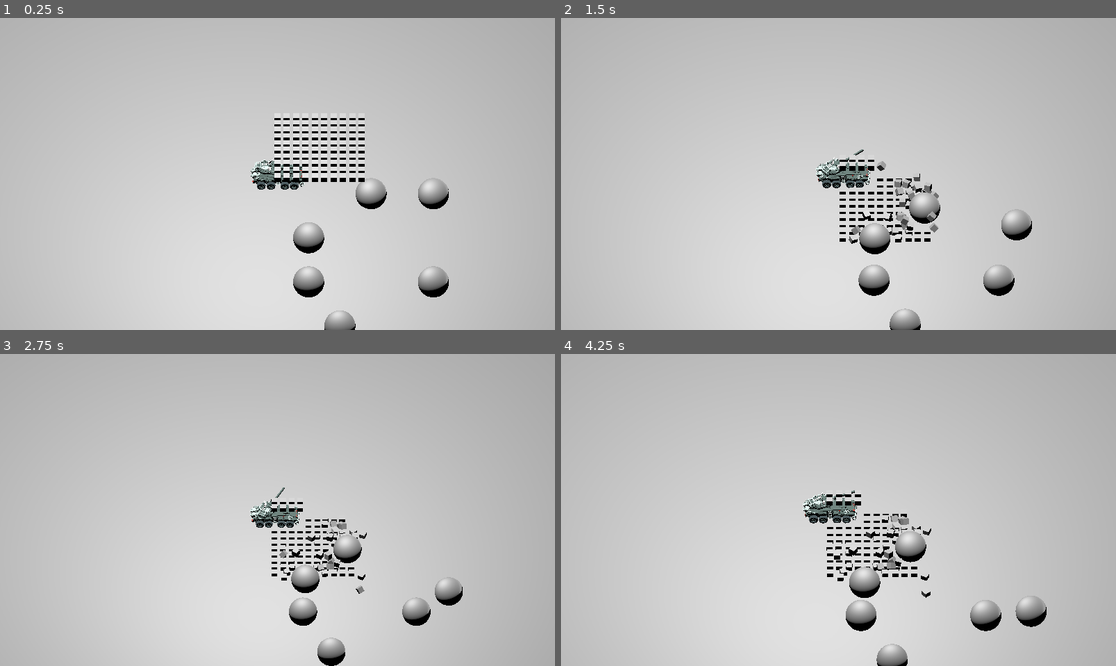
Above: before the commit, frames 1-4 (two rows, left to right).
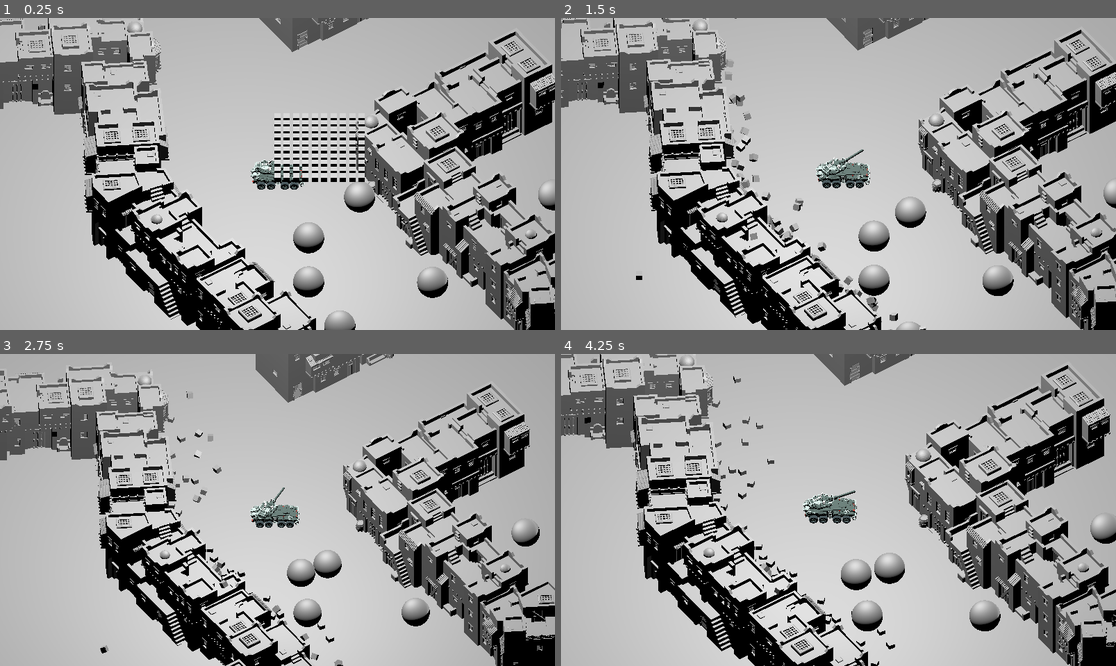
Above: after the commit, the same moments.

Repository: thelazyone/godot_topdown_shooter
Game: Godot game, scene res://world.tscn
The game is run twice, just before and just after one commit, with the same random seed, the same clock (stepped at 60 frames per second) and the same inputs.
Inputs (mouse positions are in pixels of both pictures, inside the frame that each line leads up to):
- Up to frame 1 (0.25 s): no input
- Up to frame 2 (1.5 s): move the mouse to (960, 158) at 0.52 s; hold D (steer_right) 0.53-1.25 s; hold Shift (boost) 0.53-1.25 s; click (960, 158) at 0.67 s; drag from (727, 189) to (810, 236) at 1.27 s
- Up to frame 3 (2.75 s): move the mouse to (333, 441) at 2.02 s; hold D (steer_right) from 2.03 s (still down); tap Mouse wheel down (zoom_out) at 2.1 s
- Up to frame 4 (4.25 s): release D (steer_right) at 2.75 s; drag from (810, 572) to (672, 463) at 2.77 s; move the mouse to (1005, 556) at 3.52 s; hold A (steer_left) from 3.53 s (still down); tap Mouse wheel up (zoom_in) at 3.6 s

The runs differ from the first frame. In frame 1, 24% of the frame differs, in the area x 0-100%, y 0-100%; in frame 2, 26%; in frame 3, 26%; in frame 4, 27%.

Commit message:
simple medina mesh added for test_level

Diff:
--- a/levels/test_level/test_level.tscn
+++ b/levels/test_level/test_level.tscn
@@ -1,10 +1,47 @@
-[gd_scene load_steps=4 format=3 uid="uid://by6usbkw54p0d"]
+[gd_scene load_steps=17 format=3 uid="uid://by6usbkw54p0d"]
 
 [ext_resource type="Script" path="res://levels/test_level/test_level.gd" id="1_gmsn8"]
+[ext_resource type="ArrayMesh" uid="uid://bx552qwabkcq7" path="res://levels/test_level/medina1.obj" id="3_mpw7p"]
 [ext_resource type="PackedScene" uid="uid://7ubpqhxlnvxl" path="res://levels/level_components/actors.tscn" id="5_nfr4b"]
 
 [sub_resource type="PlaneMesh" id="PlaneMesh_kh8rb"]
 size = Vector2(400, 400)
+
+[sub_resource type="ConvexPolygonShape3D" id="ConvexPolygonShape3D_c81ab"]
+points = PackedVector3Array(-29.6064, 16.9531, -10.3173, -80.6389, 32.7676, 27.992, -76.48, 0.6244, 26.241, 2.98654, -1.12655, -8.163, -80.6389, -1.12655, 0.876843, -10.696, 0.335251, 28.6084, -80.6389, 32.7676, 0.876843, -14.5788, 33.7651, -9.00222, -1.53648, 25.9894, 27.992, 5.24805, 19.2078, -12.6896, -71.5928, 12.4368, 32.5141, -12.8356, 35.0328, 5.39898, -80.6389, 28.2476, -3.64087, -27.5822, 0.771072, -10.3173, -26.3963, 25.9894, 32.5141, -30.9193, 35.0328, -10.4285, -26.3963, 30.5094, 30.253, -4.23263, 0.221539, 24.5514, -80.6389, 14.6949, -3.64087, 0.725029, 28.2476, 9.91226, -0.72115, 27.8225, -9.66285, 5.24805, 10.175, -8.163, -71.5928, 21.466, 32.5141, 0.451629, -3.55271e-15, -11.2812, -8.32101, 16.9531, 30.253, -64.8167, 32.7676, 27.992, -30.9193, 35.0328, 5.39898, 5.24805, 19.2078, -8.163, -6.0595, 28.2476, 25.7309)
+
+[sub_resource type="ConvexPolygonShape3D" id="ConvexPolygonShape3D_0sscq"]
+points = PackedVector3Array(-23.3466, 0.447031, -105.739, 5.24805, 19.2078, -12.6896, -26.3914, -1.12655, -12.6896, -33.1733, 32.7676, -82.749, 2.9861, 32.7676, -100.826, 2.9861, -1.12655, -98.5676, -26.9304, 31.1561, -10.3173, 5.24805, -1.12655, -30.7763, -35.4352, 14.6949, -98.5676, -33.1733, 1.13518, -42.0781, -17.2243, 27.611, -109.335, -24.1334, 35.0328, -35.2932, -10.5777, 30.5094, -12.6896, 2.9861, 3.39691, -12.6896, -31.6289, 0.417792, -95.4794, -29.2961, 26.4206, -10.3173, -29.9131, 31.7733, -98.411, -17.2109, 0, -109.039, -30.9074, 14.6949, -107.601, -30.9074, 35.0328, -46.595, -8.3157, 32.7676, -105.353, -2.4429, 29.6005, -37.1114, -29.2961, 16.9531, -10.3173, 2.9861, 7.91683, -100.826, -33.1733, 12.4368, -51.1312, -0.265201, 0, -15.7879, -35.4352, 16.9531, -98.5676, 2.9861, 32.7676, -98.5676, 5.24805, 10.175, -12.6896, 5.24805, 10.175, -26.2595, -35.4352, 16.9531, -96.3092, -31.6289, 31.4167, -95.4794)
+
+[sub_resource type="ConvexPolygonShape3D" id="ConvexPolygonShape3D_mmevq"]
+points = PackedVector3Array(-29.6064, 16.9531, -10.3173, -80.6389, 32.7676, 27.992, -76.48, 0.6244, 26.241, 2.98654, -1.12655, -8.163, -80.6389, -1.12655, 0.876843, -10.696, 0.335251, 28.6084, -80.6389, 32.7676, 0.876843, -14.5788, 33.7651, -9.00222, -1.53648, 25.9894, 27.992, 5.24805, 19.2078, -12.6896, -71.5928, 12.4368, 32.5141, -12.8356, 35.0328, 5.39898, -80.6389, 28.2476, -3.64087, -27.5822, 0.771072, -10.3173, -26.3963, 25.9894, 32.5141, -30.9193, 35.0328, -10.4285, -26.3963, 30.5094, 30.253, -4.23263, 0.221539, 24.5514, -80.6389, 14.6949, -3.64087, 0.725029, 28.2476, 9.91226, -0.72115, 27.8225, -9.66285, 5.24805, 10.175, -8.163, -71.5928, 21.466, 32.5141, 0.451629, -3.55271e-15, -11.2812, -8.32101, 16.9531, 30.253, -64.8167, 32.7676, 27.992, -30.9193, 35.0328, 5.39898, 5.24805, 19.2078, -8.163, -6.0595, 28.2476, 25.7309)
+
+[sub_resource type="ConvexPolygonShape3D" id="ConvexPolygonShape3D_qu2sr"]
+points = PackedVector3Array(-23.3466, 0.447031, -105.739, 5.24805, 19.2078, -12.6896, -26.3914, -1.12655, -12.6896, -33.1733, 32.7676, -82.749, 2.9861, 32.7676, -100.826, 2.9861, -1.12655, -98.5676, -26.9304, 31.1561, -10.3173, 5.24805, -1.12655, -30.7763, -35.4352, 14.6949, -98.5676, -33.1733, 1.13518, -42.0781, -17.2243, 27.611, -109.335, -24.1334, 35.0328, -35.2932, -10.5777, 30.5094, -12.6896, 2.9861, 3.39691, -12.6896, -31.6289, 0.417792, -95.4794, -29.2961, 26.4206, -10.3173, -29.9131, 31.7733, -98.411, -17.2109, 0, -109.039, -30.9074, 14.6949, -107.601, -30.9074, 35.0328, -46.595, -8.3157, 32.7676, -105.353, -2.4429, 29.6005, -37.1114, -29.2961, 16.9531, -10.3173, 2.9861, 7.91683, -100.826, -33.1733, 12.4368, -51.1312, -0.265201, 0, -15.7879, -35.4352, 16.9531, -98.5676, 2.9861, 32.7676, -98.5676, 5.24805, 10.175, -12.6896, 5.24805, 10.175, -26.2595, -35.4352, 16.9531, -96.3092, -31.6289, 31.4167, -95.4794)
+
+[sub_resource type="ConvexPolygonShape3D" id="ConvexPolygonShape3D_jrt5c"]
+points = PackedVector3Array(-29.6064, 16.9531, -10.3173, -80.6389, 32.7676, 27.992, -76.48, 0.6244, 26.241, 2.98654, -1.12655, -8.163, -80.6389, -1.12655, 0.876843, -10.696, 0.335251, 28.6084, -80.6389, 32.7676, 0.876843, -14.5788, 33.7651, -9.00222, -1.53648, 25.9894, 27.992, 5.24805, 19.2078, -12.6896, -71.5928, 12.4368, 32.5141, -12.8356, 35.0328, 5.39898, -80.6389, 28.2476, -3.64087, -27.5822, 0.771072, -10.3173, -26.3963, 25.9894, 32.5141, -30.9193, 35.0328, -10.4285, -26.3963, 30.5094, 30.253, -4.23263, 0.221539, 24.5514, -80.6389, 14.6949, -3.64087, 0.725029, 28.2476, 9.91226, -0.72115, 27.8225, -9.66285, 5.24805, 10.175, -8.163, -71.5928, 21.466, 32.5141, 0.451629, -3.55271e-15, -11.2812, -8.32101, 16.9531, 30.253, -64.8167, 32.7676, 27.992, -30.9193, 35.0328, 5.39898, 5.24805, 19.2078, -8.163, -6.0595, 28.2476, 25.7309)
+
+[sub_resource type="ConvexPolygonShape3D" id="ConvexPolygonShape3D_mesch"]
+points = PackedVector3Array(-23.3466, 0.447031, -105.739, 5.24805, 19.2078, -12.6896, -26.3914, -1.12655, -12.6896, -33.1733, 32.7676, -82.749, 2.9861, 32.7676, -100.826, 2.9861, -1.12655, -98.5676, -26.9304, 31.1561, -10.3173, 5.24805, -1.12655, -30.7763, -35.4352, 14.6949, -98.5676, -33.1733, 1.13518, -42.0781, -17.2243, 27.611, -109.335, -24.1334, 35.0328, -35.2932, -10.5777, 30.5094, -12.6896, 2.9861, 3.39691, -12.6896, -31.6289, 0.417792, -95.4794, -29.2961, 26.4206, -10.3173, -29.9131, 31.7733, -98.411, -17.2109, 0, -109.039, -30.9074, 14.6949, -107.601, -30.9074, 35.0328, -46.595, -8.3157, 32.7676, -105.353, -2.4429, 29.6005, -37.1114, -29.2961, 16.9531, -10.3173, 2.9861, 7.91683, -100.826, -33.1733, 12.4368, -51.1312, -0.265201, 0, -15.7879, -35.4352, 16.9531, -98.5676, 2.9861, 32.7676, -98.5676, 5.24805, 10.175, -12.6896, 5.24805, 10.175, -26.2595, -35.4352, 16.9531, -96.3092, -31.6289, 31.4167, -95.4794)
+
+[sub_resource type="ConvexPolygonShape3D" id="ConvexPolygonShape3D_babw1"]
+points = PackedVector3Array(-29.6064, 16.9531, -10.3173, -80.6389, 32.7676, 27.992, -76.48, 0.6244, 26.241, 2.98654, -1.12655, -8.163, -80.6389, -1.12655, 0.876843, -10.696, 0.335251, 28.6084, -80.6389, 32.7676, 0.876843, -14.5788, 33.7651, -9.00222, -1.53648, 25.9894, 27.992, 5.24805, 19.2078, -12.6896, -71.5928, 12.4368, 32.5141, -12.8356, 35.0328, 5.39898, -80.6389, 28.2476, -3.64087, -27.5822, 0.771072, -10.3173, -26.3963, 25.9894, 32.5141, -30.9193, 35.0328, -10.4285, -26.3963, 30.5094, 30.253, -4.23263, 0.221539, 24.5514, -80.6389, 14.6949, -3.64087, 0.725029, 28.2476, 9.91226, -0.72115, 27.8225, -9.66285, 5.24805, 10.175, -8.163, -71.5928, 21.466, 32.5141, 0.451629, -3.55271e-15, -11.2812, -8.32101, 16.9531, 30.253, -64.8167, 32.7676, 27.992, -30.9193, 35.0328, 5.39898, 5.24805, 19.2078, -8.163, -6.0595, 28.2476, 25.7309)
+
+[sub_resource type="ConvexPolygonShape3D" id="ConvexPolygonShape3D_fm6yp"]
+points = PackedVector3Array(-23.3466, 0.447031, -105.739, 5.24805, 19.2078, -12.6896, -26.3914, -1.12655, -12.6896, -33.1733, 32.7676, -82.749, 2.9861, 32.7676, -100.826, 2.9861, -1.12655, -98.5676, -26.9304, 31.1561, -10.3173, 5.24805, -1.12655, -30.7763, -35.4352, 14.6949, -98.5676, -33.1733, 1.13518, -42.0781, -17.2243, 27.611, -109.335, -24.1334, 35.0328, -35.2932, -10.5777, 30.5094, -12.6896, 2.9861, 3.39691, -12.6896, -31.6289, 0.417792, -95.4794, -29.2961, 26.4206, -10.3173, -29.9131, 31.7733, -98.411, -17.2109, 0, -109.039, -30.9074, 14.6949, -107.601, -30.9074, 35.0328, -46.595, -8.3157, 32.7676, -105.353, -2.4429, 29.6005, -37.1114, -29.2961, 16.9531, -10.3173, 2.9861, 7.91683, -100.826, -33.1733, 12.4368, -51.1312, -0.265201, 0, -15.7879, -35.4352, 16.9531, -98.5676, 2.9861, 32.7676, -98.5676, 5.24805, 10.175, -12.6896, 5.24805, 10.175, -26.2595, -35.4352, 16.9531, -96.3092, -31.6289, 31.4167, -95.4794)
+
+[sub_resource type="ConvexPolygonShape3D" id="ConvexPolygonShape3D_gx123"]
+points = PackedVector3Array(-29.6064, 16.9531, -10.3173, -80.6389, 32.7676, 27.992, -76.48, 0.6244, 26.241, 2.98654, -1.12655, -8.163, -80.6389, -1.12655, 0.876843, -10.696, 0.335251, 28.6084, -80.6389, 32.7676, 0.876843, -14.5788, 33.7651, -9.00222, -1.53648, 25.9894, 27.992, 5.24805, 19.2078, -12.6896, -71.5928, 12.4368, 32.5141, -12.8356, 35.0328, 5.39898, -80.6389, 28.2476, -3.64087, -27.5822, 0.771072, -10.3173, -26.3963, 25.9894, 32.5141, -30.9193, 35.0328, -10.4285, -26.3963, 30.5094, 30.253, -4.23263, 0.221539, 24.5514, -80.6389, 14.6949, -3.64087, 0.725029, 28.2476, 9.91226, -0.72115, 27.8225, -9.66285, 5.24805, 10.175, -8.163, -71.5928, 21.466, 32.5141, 0.451629, -3.55271e-15, -11.2812, -8.32101, 16.9531, 30.253, -64.8167, 32.7676, 27.992, -30.9193, 35.0328, 5.39898, 5.24805, 19.2078, -8.163, -6.0595, 28.2476, 25.7309)
+
+[sub_resource type="ConvexPolygonShape3D" id="ConvexPolygonShape3D_wkkjl"]
+points = PackedVector3Array(-23.3466, 0.447031, -105.739, 5.24805, 19.2078, -12.6896, -26.3914, -1.12655, -12.6896, -33.1733, 32.7676, -82.749, 2.9861, 32.7676, -100.826, 2.9861, -1.12655, -98.5676, -26.9304, 31.1561, -10.3173, 5.24805, -1.12655, -30.7763, -35.4352, 14.6949, -98.5676, -33.1733, 1.13518, -42.0781, -17.2243, 27.611, -109.335, -24.1334, 35.0328, -35.2932, -10.5777, 30.5094, -12.6896, 2.9861, 3.39691, -12.6896, -31.6289, 0.417792, -95.4794, -29.2961, 26.4206, -10.3173, -29.9131, 31.7733, -98.411, -17.2109, 0, -109.039, -30.9074, 14.6949, -107.601, -30.9074, 35.0328, -46.595, -8.3157, 32.7676, -105.353, -2.4429, 29.6005, -37.1114, -29.2961, 16.9531, -10.3173, 2.9861, 7.91683, -100.826, -33.1733, 12.4368, -51.1312, -0.265201, 0, -15.7879, -35.4352, 16.9531, -98.5676, 2.9861, 32.7676, -98.5676, 5.24805, 10.175, -12.6896, 5.24805, 10.175, -26.2595, -35.4352, 16.9531, -96.3092, -31.6289, 31.4167, -95.4794)
+
+[sub_resource type="ConvexPolygonShape3D" id="ConvexPolygonShape3D_6j5wr"]
+points = PackedVector3Array(-29.6064, 16.9531, -10.3173, -80.6389, 32.7676, 27.992, -76.48, 0.6244, 26.241, 2.98654, -1.12655, -8.163, -80.6389, -1.12655, 0.876843, -10.696, 0.335251, 28.6084, -80.6389, 32.7676, 0.876843, -14.5788, 33.7651, -9.00222, -1.53648, 25.9894, 27.992, 5.24805, 19.2078, -12.6896, -71.5928, 12.4368, 32.5141, -12.8356, 35.0328, 5.39898, -80.6389, 28.2476, -3.64087, -27.5822, 0.771072, -10.3173, -26.3963, 25.9894, 32.5141, -30.9193, 35.0328, -10.4285, -26.3963, 30.5094, 30.253, -4.23263, 0.221539, 24.5514, -80.6389, 14.6949, -3.64087, 0.725029, 28.2476, 9.91226, -0.72115, 27.8225, -9.66285, 5.24805, 10.175, -8.163, -71.5928, 21.466, 32.5141, 0.451629, -3.55271e-15, -11.2812, -8.32101, 16.9531, 30.253, -64.8167, 32.7676, 27.992, -30.9193, 35.0328, 5.39898, 5.24805, 19.2078, -8.163, -6.0595, 28.2476, 25.7309)
+
+[sub_resource type="ConvexPolygonShape3D" id="ConvexPolygonShape3D_6miuf"]
+points = PackedVector3Array(-23.3466, 0.447031, -105.739, 5.24805, 19.2078, -12.6896, -26.3914, -1.12655, -12.6896, -33.1733, 32.7676, -82.749, 2.9861, 32.7676, -100.826, 2.9861, -1.12655, -98.5676, -26.9304, 31.1561, -10.3173, 5.24805, -1.12655, -30.7763, -35.4352, 14.6949, -98.5676, -33.1733, 1.13518, -42.0781, -17.2243, 27.611, -109.335, -24.1334, 35.0328, -35.2932, -10.5777, 30.5094, -12.6896, 2.9861, 3.39691, -12.6896, -31.6289, 0.417792, -95.4794, -29.2961, 26.4206, -10.3173, -29.9131, 31.7733, -98.411, -17.2109, 0, -109.039, -30.9074, 14.6949, -107.601, -30.9074, 35.0328, -46.595, -8.3157, 32.7676, -105.353, -2.4429, 29.6005, -37.1114, -29.2961, 16.9531, -10.3173, 2.9861, 7.91683, -100.826, -33.1733, 12.4368, -51.1312, -0.265201, 0, -15.7879, -35.4352, 16.9531, -98.5676, 2.9861, 32.7676, -98.5676, 5.24805, 10.175, -12.6896, 5.24805, 10.175, -26.2595, -35.4352, 16.9531, -96.3092, -31.6289, 31.4167, -95.4794)
 
 [node name="test_level" type="Node3D"]
 script = ExtResource("1_gmsn8")
@@ -12,7 +49,7 @@
 [node name="Actors" parent="." instance=ExtResource("5_nfr4b")]
 
 [node name="OmniLight3D2" type="OmniLight3D" parent="."]
-transform = Transform3D(1, 0, 0, 0, 1, 0, 0, 0, 1, -1.27469, 24.8897, 0.0913296)
+transform = Transform3D(1, -0.000122173, 0, 0.000122173, 1, 0, 0, 0, 1, -1.27469, 26.3874, 0.0913296)
 layers = 7
 light_energy = 15.4
 light_indirect_energy = 1.457
@@ -30,3 +67,85 @@
 
 [node name="MeshInstance3D" type="MeshInstance3D" parent="Plane"]
 mesh = SubResource("PlaneMesh_kh8rb")
+
+[node name="StaticBody3D" type="StaticBody3D" parent="."]
+transform = Transform3D(0.0688697, 0, 0.047814, 0, 0.0838404, 0, -0.047814, 0, 0.0688697, 0.823233, -0.0687544, 7.79256)
+collision_layer = 7
+collision_mask = 7
+
+[node name="Medina2" type="MeshInstance3D" parent="StaticBody3D"]
+transform = Transform3D(-1, 0, -5.96046e-08, 0, 1, 0, 5.96046e-08, 0, -1, 70.1025, -0.0368681, -46.4008)
+mesh = ExtResource("3_mpw7p")
+skeleton = NodePath("../Medina1")
+
+[node name="_CollisionShape3D_30424" type="CollisionShape3D" parent="StaticBody3D"]
+transform = Transform3D(-1, 0, -5.96046e-08, 0, 1, 0, 5.96046e-08, 0, -1, 70.1025, -0.0368681, -46.4008)
+shape = SubResource("ConvexPolygonShape3D_c81ab")
+
+[node name="_CollisionShape3D_30423" type="CollisionShape3D" parent="StaticBody3D"]
+transform = Transform3D(-1, 0, -5.96046e-08, 0, 1, 0, 5.96046e-08, 0, -1, 70.1025, -0.0368681, -46.4008)
+shape = SubResource("ConvexPolygonShape3D_0sscq")
+
+[node name="Medina1" type="MeshInstance3D" parent="StaticBody3D"]
+transform = Transform3D(1, 0, -2.98023e-08, 0, 1, 0, 2.98023e-08, 0, 1, 0, 0, 0)
+mesh = ExtResource("3_mpw7p")
+skeleton = NodePath("../..")
+
+[node name="@CollisionShape3D@28316" type="CollisionShape3D" parent="StaticBody3D"]
+transform = Transform3D(1, 0, -2.98023e-08, 0, 1, 0, 2.98023e-08, 0, 1, 0, 0, 0)
+shape = SubResource("ConvexPolygonShape3D_mmevq")
+
+[node name="CollisionShape3D" type="CollisionShape3D" parent="StaticBody3D"]
+transform = Transform3D(1, 0, -2.98023e-08, 0, 1, 0, 2.98023e-08, 0, 1, 0, 0, 0)
+shape = SubResource("ConvexPolygonShape3D_qu2sr")
+
+[node name="Medina3" type="MeshInstance3D" parent="StaticBody3D"]
+transform = Transform3D(-1.49012e-07, 0, 1, 0, 1, 0, -1, 0, -1.49012e-07, 12.3587, -0.0737365, 76.7396)
+mesh = ExtResource("3_mpw7p")
+skeleton = NodePath("../Medina1")
+
+[node name="Medina3" type="MeshInstance3D" parent="StaticBody3D/Medina3"]
+transform = Transform3D(-0.5, 0, -0.866026, 0, 1, 0, 0.866026, 0, -0.5, -10.6714, -0.0737365, 167.677)
+mesh = ExtResource("3_mpw7p")
+skeleton = NodePath("../Medina1")
+
+[node name="@CollisionShape3D@39486" type="CollisionShape3D" parent="StaticBody3D/Medina3"]
+transform = Transform3D(-0.5, 0, -0.866026, 0, 1, 0, 0.866026, 0, -0.5, -10.6714, -0.0737365, 167.677)
+shape = SubResource("ConvexPolygonShape3D_jrt5c")
+
+[node name="CollisionShape3D" type="CollisionShape3D" parent="StaticBody3D/Medina3"]
+transform = Transform3D(-0.5, 0, -0.866026, 0, 1, 0, 0.866026, 0, -0.5, -10.6714, -0.0737365, 167.677)
+shape = SubResource("ConvexPolygonShape3D_mesch")
+
+[node name="@CollisionShape3D@35623" type="CollisionShape3D" parent="StaticBody3D"]
+transform = Transform3D(-1.49012e-07, 0, 1, 0, 1, 0, -1, 0, -1.49012e-07, 12.3587, -0.0737365, 76.7396)
+shape = SubResource("ConvexPolygonShape3D_babw1")
+
+[node name="@CollisionShape3D@35622" type="CollisionShape3D" parent="StaticBody3D"]
+transform = Transform3D(-1.49012e-07, 0, 1, 0, 1, 0, -1, 0, -1.49012e-07, 12.3587, -0.0737365, 76.7396)
+shape = SubResource("ConvexPolygonShape3D_fm6yp")
+
+[node name="Medina4" type="MeshInstance3D" parent="StaticBody3D"]
+transform = Transform3D(0.5, 0, 0.866026, 0, 1, 0, -0.866026, 0, 0.5, 19.2945, -0.110577, -181.13)
+mesh = ExtResource("3_mpw7p")
+skeleton = NodePath("../Medina1")
+
+[node name="@CollisionShape3D@35284" type="CollisionShape3D" parent="StaticBody3D"]
+transform = Transform3D(0.5, 0, 0.866026, 0, 1, 0, -0.866026, 0, 0.5, 19.2945, -0.110577, -181.13)
+shape = SubResource("ConvexPolygonShape3D_gx123")
+
+[node name="@CollisionShape3D@35283" type="CollisionShape3D" parent="StaticBody3D"]
+transform = Transform3D(0.5, 0, 0.866026, 0, 1, 0, -0.866026, 0, 0.5, 19.2945, -0.110577, -181.13)
+shape = SubResource("ConvexPolygonShape3D_wkkjl")
+
+[node name="Medina5" type="MeshInstance3D" parent="StaticBody3D"]
+transform = Transform3D(1, 0, -1.78814e-07, 0, 1, 0, 1.78814e-07, 0, 1, 169.069, 0, -162.262)
+mesh = ExtResource("3_mpw7p")
+
+[node name="@CollisionShape3D@36839" type="CollisionShape3D" parent="StaticBody3D"]
+transform = Transform3D(1, 0, -1.78814e-07, 0, 1, 0, 1.78814e-07, 0, 1, 169.069, 0, -162.262)
+shape = SubResource("ConvexPolygonShape3D_6j5wr")
+
+[node name="CollisionShape3D2" type="CollisionShape3D" parent="StaticBody3D"]
+transform = Transform3D(1, 0, -1.78814e-07, 0, 1, 0, 1.78814e-07, 0, 1, 169.069, 0, -162.262)
+shape = SubResource("ConvexPolygonShape3D_6miuf")
--- a/units/tank/tank.gd
+++ b/units/tank/tank.gd
@@ -14,9 +14,14 @@
 	# Previously using move_and_slide, but sliding looks very weird on wheeled vehicles
 	var collision = move_and_collide(velocity * delta)
 	if collision:
-		# First bounce, then push the target a bit
-		velocity += velocity.bounce(collision.get_normal()) * collision.get_collider().mass
-		collision.get_collider().apply_impulse(-collision.get_normal() * collision.get_collider().mass)
+
+		if not "mass" in  collision.get_collider():
+			velocity = velocity.bounce(collision.get_normal())  * .5
+
+		else:
+			# First bounce, then push the target a bit
+			velocity += velocity.bounce(collision.get_normal()) * collision.get_collider().mass
+			collision.get_collider().apply_impulse(-collision.get_normal() * collision.get_collider().mass)
 
 # Called every frame. 'delta' is the elapsed time since the previous frame.
 func _process(delta):
Not shown, changed: export_presets.cfg
Not shown, added: levels/test_level/medina1.mtl
Not shown, added: levels/test_level/medina1.obj
Not shown, added: levels/test_level/medina1.obj.import
